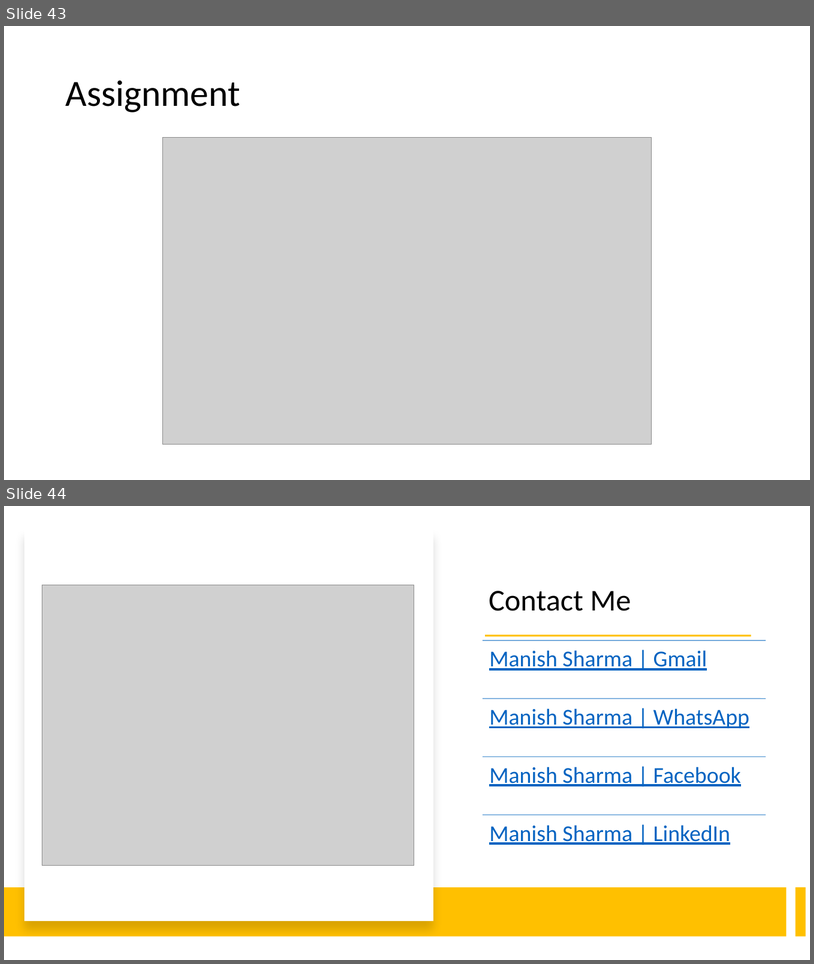
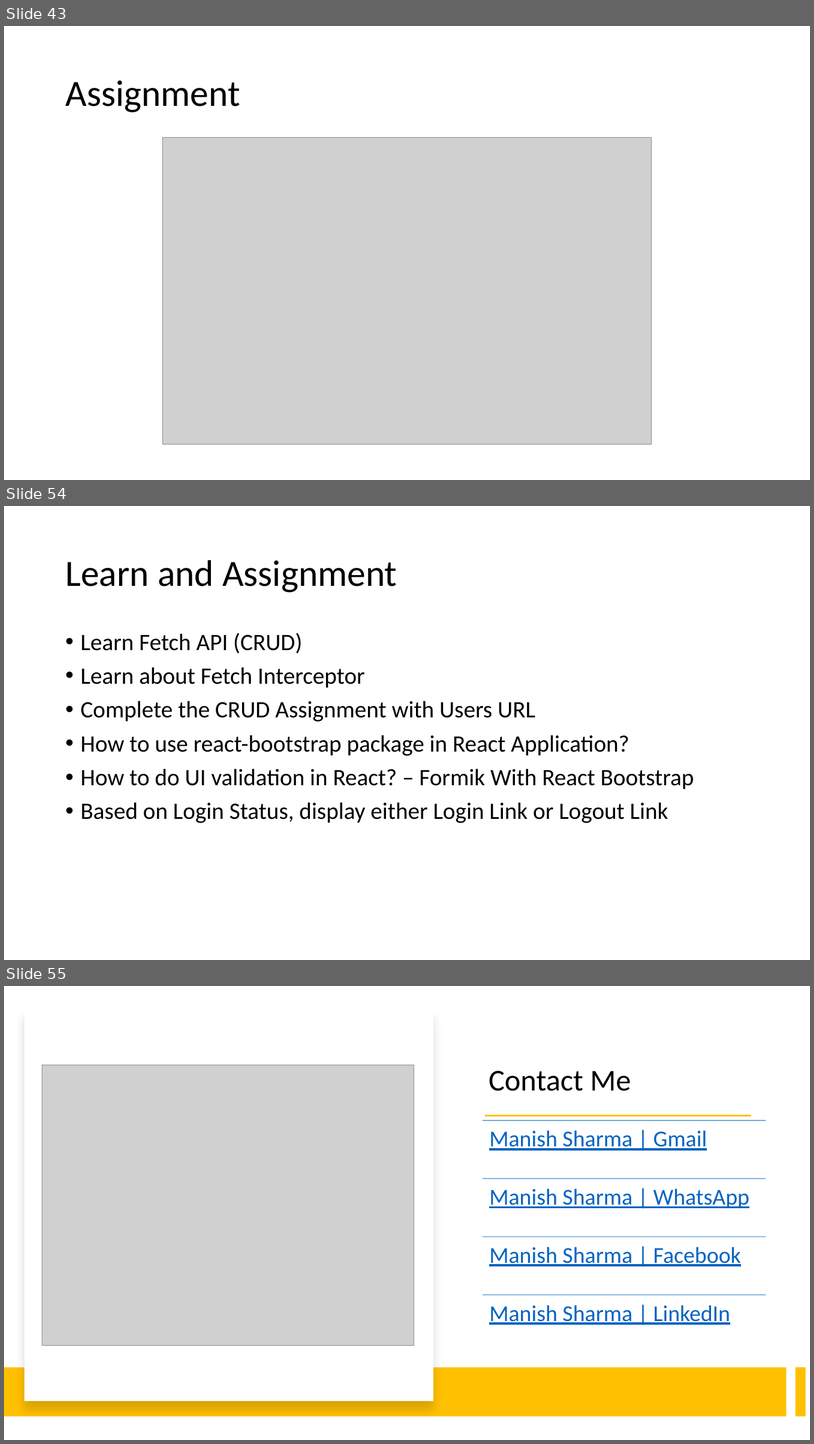
Before and after one commit to manishvbn/ReactJS_WE_Jun22, a slide deck: Notes/React.pptx. Shown one above the other, each under a label of ours: slides 43 and 44 before the commit, slides 43, 54 and 55 after it; the slides between them are not shown. The pictures are 814x964 and 814x1444 pixels, drawn with LibreOffice and Linux fonts; fonts in the diff are those of the drawing; grey boxes stand for pictures. Boxes give left, top, right and bottom in pixels: in the first picture for what was removed or moved away, otherwise in the second. Text is boxed around its words. In the diff, an @@ line names an element or a change of style, - is before the commit and + after.

```diff
--- a/Notes/React.pptx
+++ b/Notes/React.pptx
@@ slide 54 added at (4, 506, 810, 960), background #FFFFFF @@
@@ title added at (65, 560, 397, 592), 44 pt, text #000000 @@
+Learn and Assignment
@@ text added at (81, 633, 695, 823), 28 pt, text #000000 @@
+• Learn Fetch API (CRUD)
+• Learn about Fetch Interceptor
+• Complete the CRUD Assignment with Users URL
+• How to use react-bootstrap package in React Application?
+• How to do UI validation in React? – Formik With React Bootstrap
+• Based on Login Status, display either Login Link or Logout Link
@@ what was slide 44 is now slide 55 @@
```
Also in this commit, not shown: 10 other slides added.
